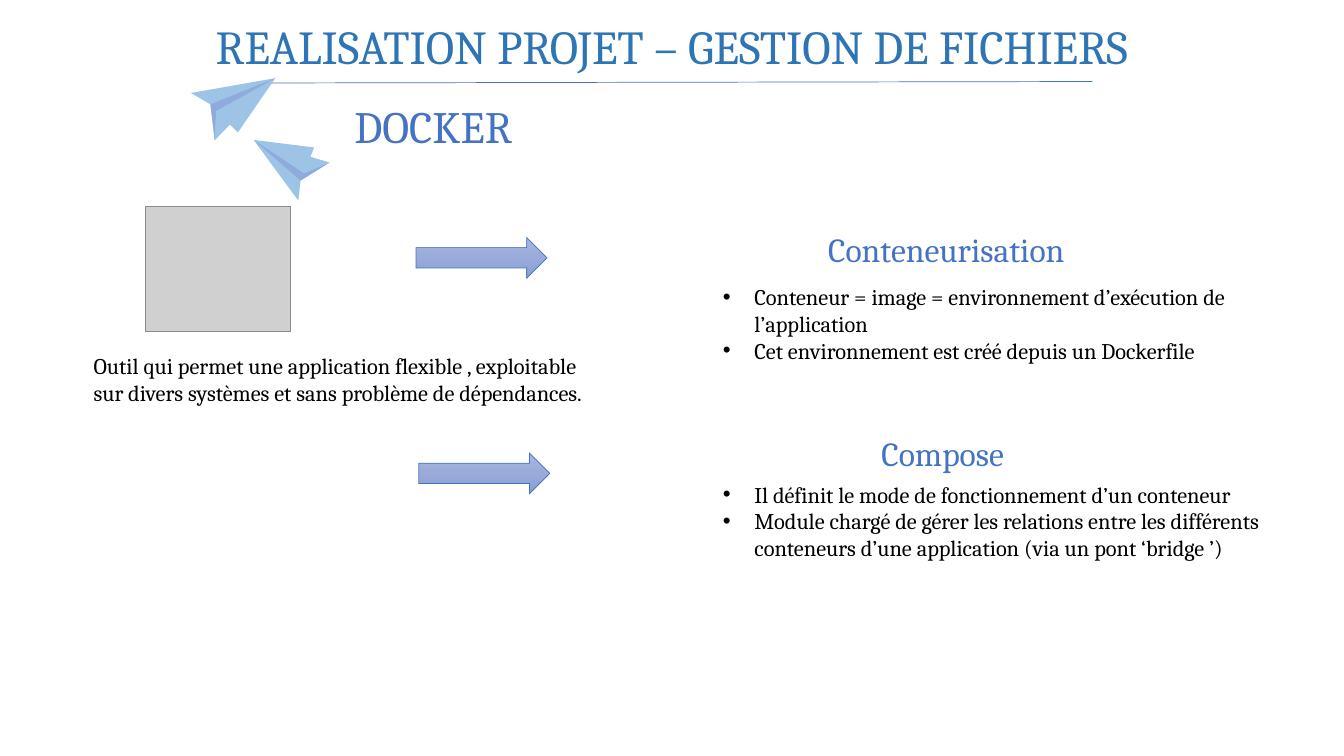
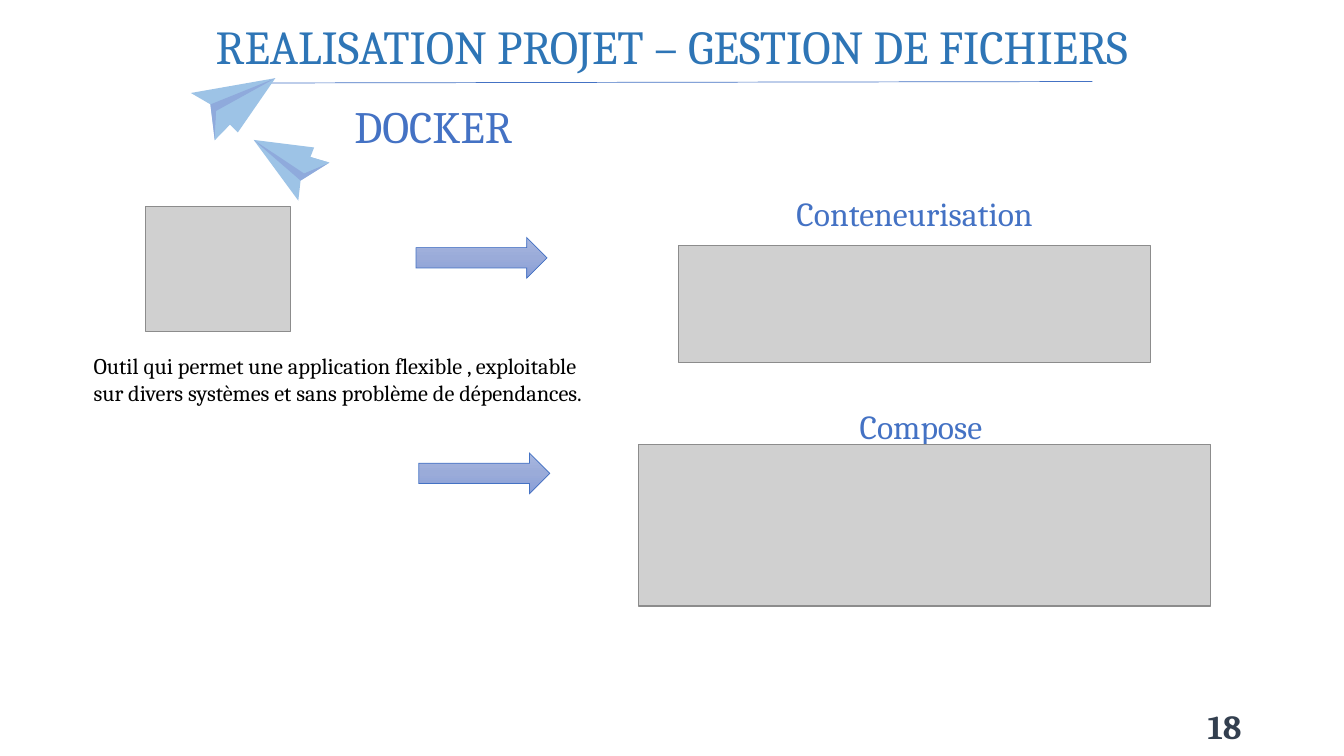
Before and after one commit to Claude127/stageX2, a slide deck: slide 18 of Presentation1.pptx. Drawn at 1344x756 pixels with LibreOffice and Linux fonts; fonts in the diff are those of the drawing; grey boxes stand for pictures. Boxes give left, top, right and bottom in pixels: in the first picture for what was removed or moved away, otherwise in the second. Text is boxed around its words. In the diff, an @@ line names an element or a change of style, - is before the commit and + after.

```diff
--- a/Presentation1.pptx
+++ b/Presentation1.pptx
@@ text "Conteneurisation": place and size @@
-text "Conteneurisation" at bbox=[828, 239, 1064, 263]
+text "Conteneurisation" at bbox=[796, 203, 1032, 227]
@@ picture added at bbox=[680, 245, 1151, 363] @@
@@ text removed at bbox=[754, 289, 1224, 364] @@
-• Conteneur = image = environnement d’exécution de l’application
-• Cet environnement est créé depuis un Dockerfile
@@ text "Compose": place and size @@
-text "Compose" at bbox=[881, 443, 1004, 473]
+text "Compose" at bbox=[860, 416, 983, 447]
@@ picture added at bbox=[638, 445, 1211, 606] @@
@@ text removed at bbox=[754, 487, 1259, 561] @@
-• Il définit le mode de fonctionnement d’un conteneur
-• Module chargé de gérer les relations entre les différents conteneurs d’une application (via un pont ‘bridge ’)
@@ page number added at bbox=[1208, 716, 1242, 740], 24 pt, text #333F50, bold @@
+18
```
Also in this commit, not shown: 12 other slides changed, 3 slides added, 5 other files.
